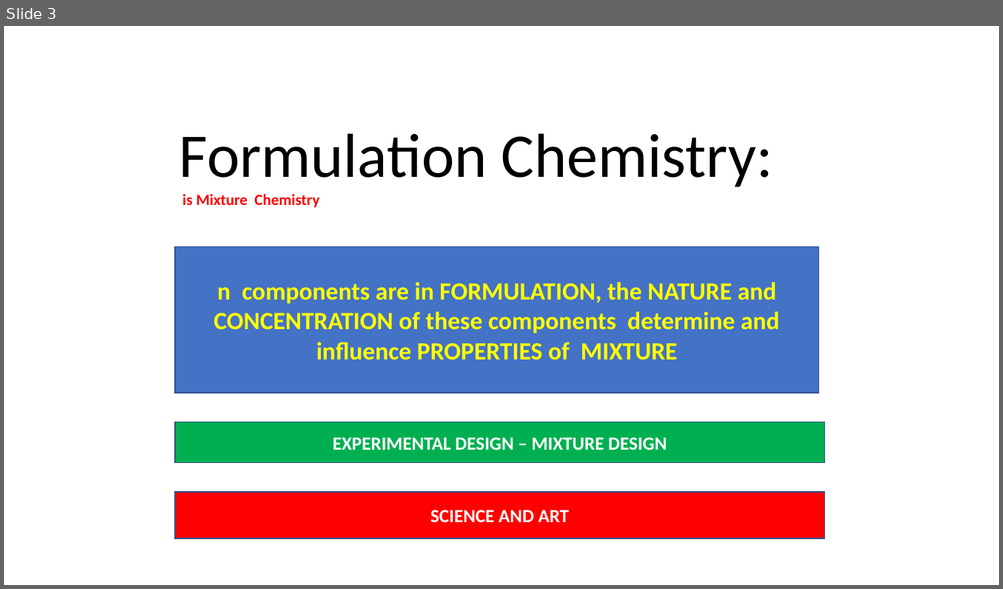
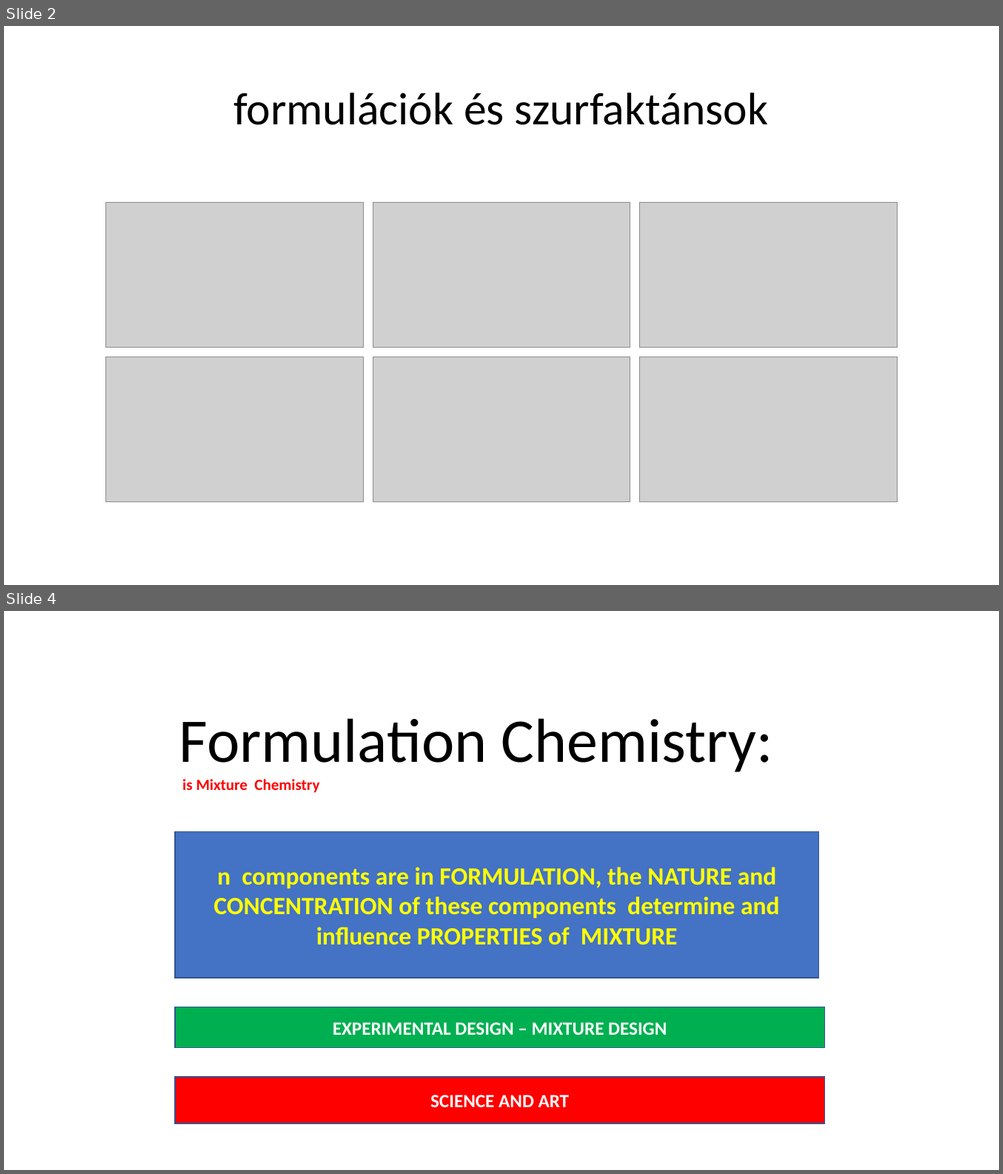
Before and after one commit to LilianaBohus/chemistry-presenations, a slide deck: formulations-and-surfactants.pptx. Shown one above the other, each under a label of ours: slide 3 before the commit, slides 2 and 4 after it; the slides between them are not shown. The pictures are 1003x589 and 1003x1174 pixels, drawn with LibreOffice and Linux fonts; fonts in the diff are those of the drawing; grey boxes stand for pictures. Boxes give left, top, right and bottom in pixels: in the first picture for what was removed or moved away, otherwise in the second. Text is boxed around its words. In the diff, an @@ line names an element or a change of style, - is before the commit and + after.

```diff
--- a/formulations-and-surfactants.pptx
+++ b/formulations-and-surfactants.pptx
@@ slide 2 added at <box>4,26,999,585</box>, background #FFFFFF @@
@@ title added at <box>233,93,768,125</box>, 44 pt, text #000000 @@
+formulációk és szurfaktánsok
@@ group added at <box>105,203,897,502</box>: 6 pictures @@
@@ what was slide 3 is now slide 4 @@
```
Also in this commit, not shown: 4 slides changed, 3 other slides added, 3 slides removed.
